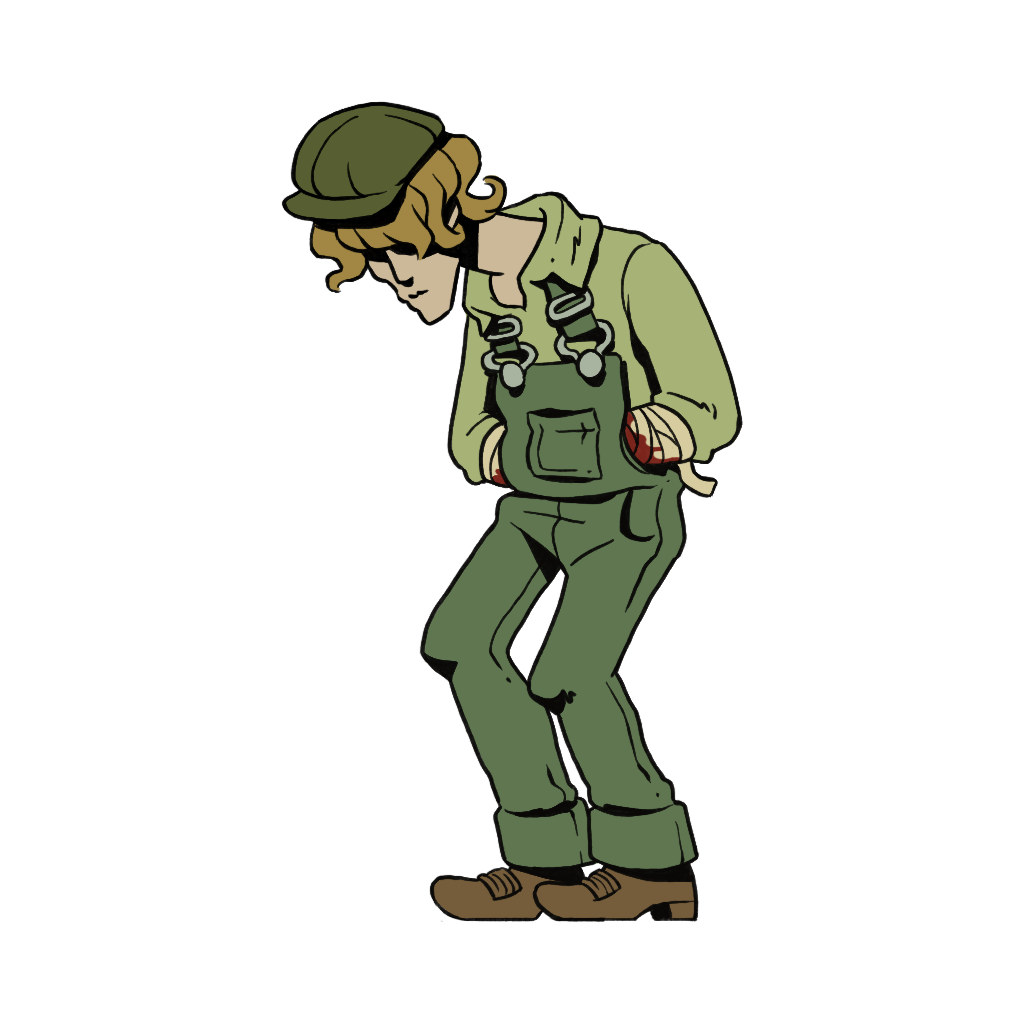
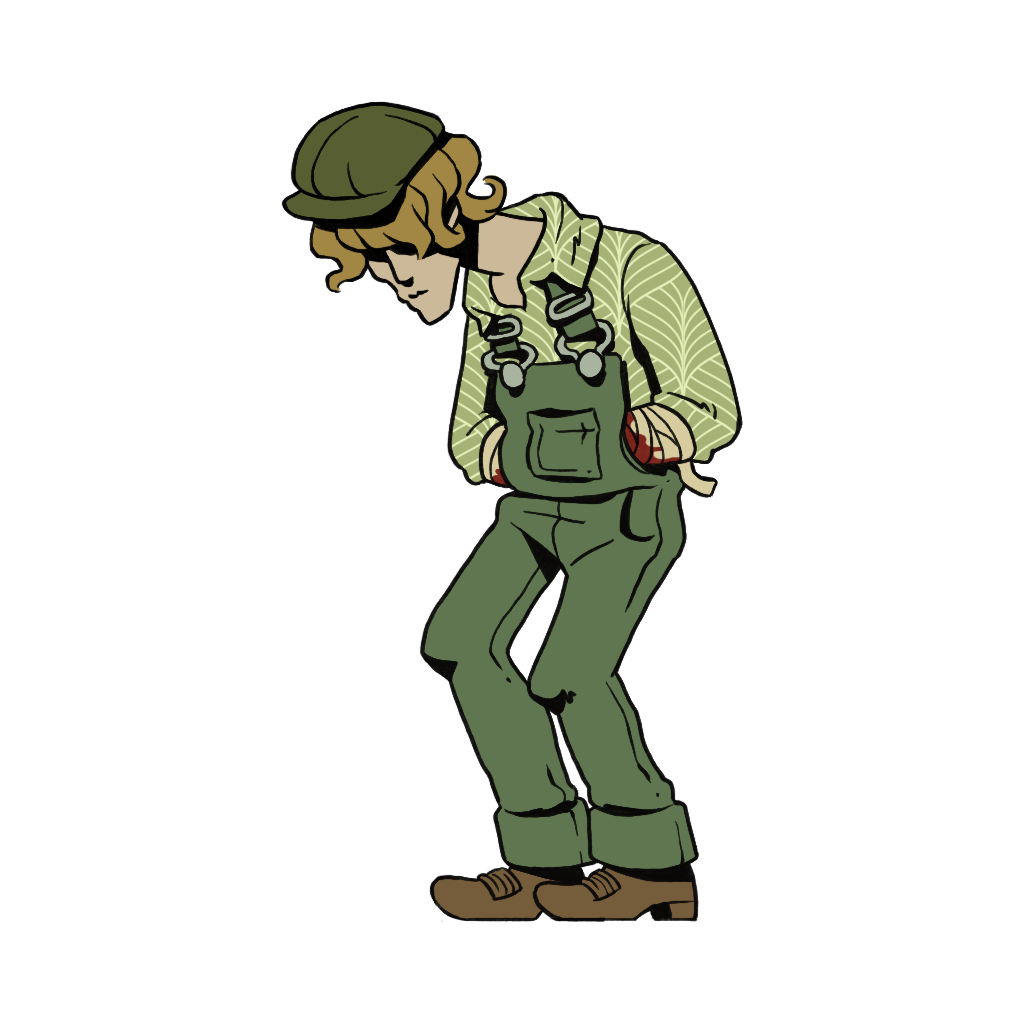
Revision of a layered 1024px x 1024px image; what changed, layer by layer:
added layer "Layer 14" in group "head" over 464, 268, 508, 326
painted on "Layer 13" over 464, 268, 508, 326
painted on "Layer 12" over 464, 194, 539, 325
painted on "Layer 11" over 464, 194, 539, 325
moved "Layer 10" into group "body", painted on it over 451, 194, 736, 482
painted on "Layer 9", masked it over 451, 194, 739, 482
added layer "Layer 543 copy" in group "collar" over 464, 194, 562, 343
